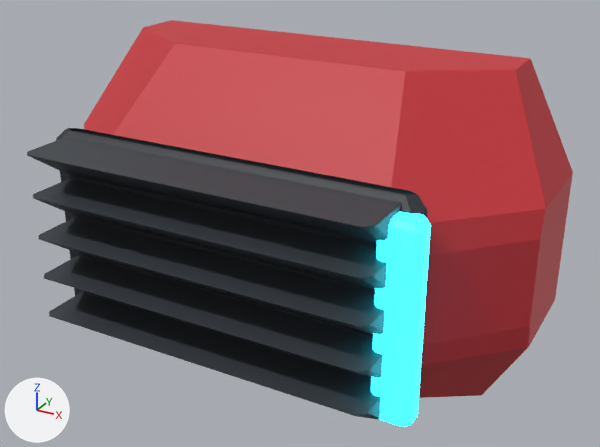
What one commit did to the FBX model Assets/Resources/ClamshellMeshes/HandBack_Set03_Overclock.fbx.
Rendered twice from a 50 mm camera at (0.227, -0.452, 0.199) aimed at (0.015, -0.068, 0.007). Arrows for +X, +Y and +Z are at lower left; the lights stay in place. The older version comes first. Where no turn or scale is listed for an object, it has been applied to the vertices. Vertices at exactly the same position are counted once.

Before the edit, the objects in view are built like this:
```python
me_handback_set03_overclock_001 = bpy.data.meshes.new('HandBack_Set03_Overclock.001')
me_handback_set03_overclock_001.from_pydata(...)  # 408 vertices, 412 faces; spans x -0.15..0.15, y -0.16..0.0, z -0.1..0.1
# faces by material slot: [82, 82, 160, 88]
me_handback_set03_overclock_001.materials.append(mat_shell)  # red #c83038
me_handback_set03_overclock_001.materials.append(mat_dark)  # black #23272d
me_handback_set03_overclock_001.materials.append(mat_frame)  # dark grey #3a3f45
me_handback_set03_overclock_001.materials.append(mat_glow)  # cyan #27e5ff, glowing cyan #27e5ff
ob_handback_set03_overclock = bpy.data.objects.new('HandBack_Set03_Overclock', me_handback_set03_overclock_001)
ob_handback_set03_overclock.location = (0.0, 0.0, 0.0)
```
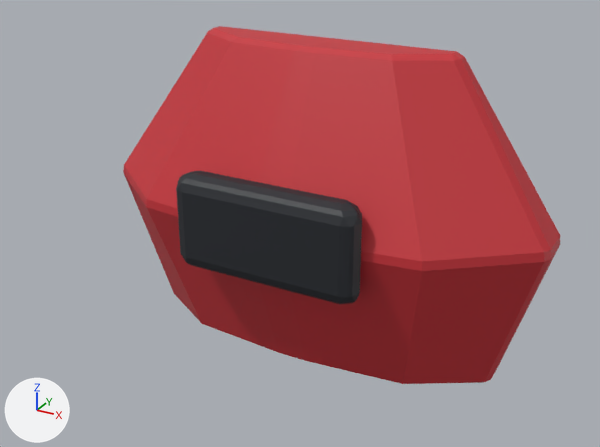
What differs and where, as boxes [x1, y1, x2, y2] in the pictures (600 x 447 px):
'HandBack_Set03_Overclock', reshaped (20% narrower, 12% shorter): before [27, 20, 573, 427]; after [123, 26, 560, 384]
part 1 of me_handback_set03_overclock_001, rebuilt (11% narrower): before [84, 20, 573, 398]; after [123, 26, 560, 384]
part 2 of me_handback_set03_overclock_001, added (black): after [176, 171, 362, 304]
part 3 of me_handback_set03_overclock_001, deleted: before [27, 128, 431, 427]

What the commit changed:
me_handback_set03_overclock_001 is used by ob_handback_set03_overclock; location (0.0, 0.0, 0.0).
me_handback_set03_overclock_001 had 408 vertices, 412 faces and spanned x -0.15..0.15, y -0.16..0.0, z -0.1..0.1.
me_handback_set03_overclock_001 now has 146 vertices, 149 faces and spans x -0.149..0.149, y -0.09..0.0, z -0.1..0.1.
me_handback_set03_overclock_001 part 1: the loose piece of 84 vertices spanning x -0.15..0.15, y -0.127..0.0, z -0.1..0.1 is rebuilt with 62 vertices and now spans x -0.149..0.149, y -0.083..0.0, z -0.1..0.1.
me_handback_set03_overclock_001 part 2: a new loose piece of 84 vertices spanning x -0.06..0.06, y -0.09..-0.072, z -0.03..0.03, in mat_dark (black #23272d).
me_handback_set03_overclock_001 part 3: 7 loose pieces with 324 vertices, spanning x -0.111..0.115, y -0.16..-0.118, z -0.06..0.06, are deleted.
me_handback_set03_overclock_001 no longer uses material mat_frame (dark grey #3a3f45).
me_handback_set03_overclock_001 no longer uses material mat_glow (cyan #27e5ff, glowing cyan #27e5ff).
